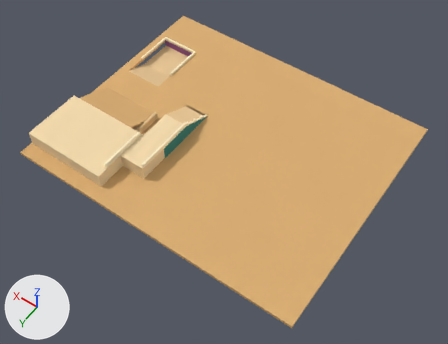
One commit to the glTF model assets/models/sandgate/ground.glb: the scene before it, then after it.
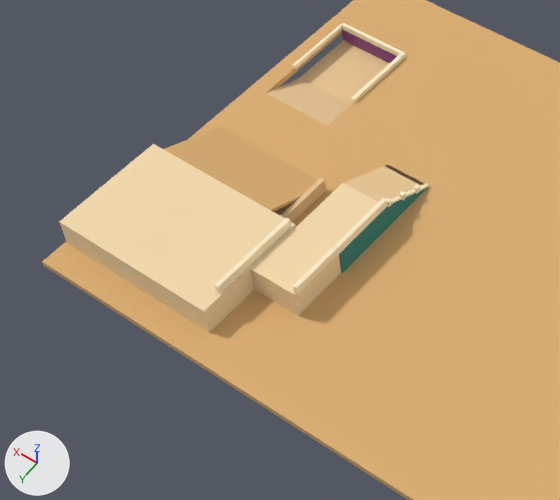
Each version is shown whole from a 50 mm lens placed at (-35.9, 51.0, 72.0), pointed at (-2.1, 3.7, -2.4), then close up on the part from 0% to 60% of the width and 8% to 78% of the height. The lights are fixed; the arrows at lower left show +X, +Y and +Z. The last two pictures show the newer version. Vertices at exactly the same position are counted once.

Names of what the first close-up shows: 'ground'.
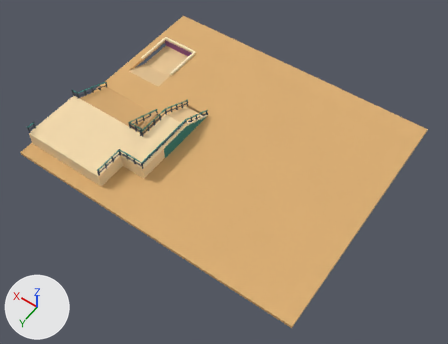
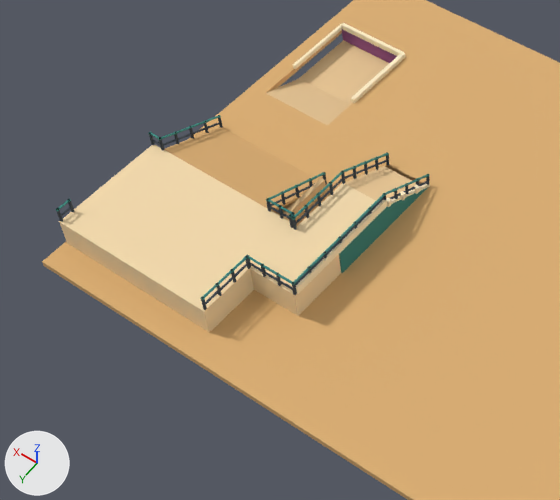
Location of each change, [x1, y1, x2, y2] in pixels of the close-ups (560 x 500 px; the box of a moved part takes in the faces that stretch with it):
part 1 of me_ground, added: after [203, 257, 247, 298]
part 2 of me_ground, moved or reshaped (not visible afterwards): before [215, 218, 291, 294]
part 3 of me_ground, added: after [268, 199, 292, 214]
part 4 of me_ground, added: after [248, 256, 292, 283]
part 5 of me_ground, added: after [201, 153, 430, 310]
part 6 of me_ground, added: after [149, 115, 223, 151]
part 7 of me_ground, added: after [57, 199, 74, 222]

Edits to the bpy script that builds the scene:
```text
Add mat_iron:
    mat_iron = principled_material('iron')
    mat_iron.base_color = (0.0395, 0.0529, 0.0685)  # greyish blue #38414a
    mat_iron.roughness = 1.0
Change me_ground:
    used by ob_ground; location = (0.0, 0.0, 0.0)
    remove me_ground.from_pydata(...)  # 280 vertices, 440 faces; spans x -24.0..24.0, y -20.0..20.0, z -1.9..3.2
    add me_ground.from_pydata(...)  # 1208 vertices, 1854 faces; spans x -24.0..24.0, y -20.0..20.0, z -1.9..3.6
    me_ground part 1: a new loose piece, a box spanning x 9.71..9.85, y 13.0..17.48, z 3.52..3.62, in mat_teal (cyan #39877f)
    me_ground part 2: the loose piece of 8 vertices spanning x 9.8..10.2, y 8.4..15.9, z 2.4..3.2 is turned -90 degrees about the z axis through its middle and scaled by 0.0282, then moved by (-0.2, -4.1, 0.8), in mat_teal (cyan #39877f)
    me_ground part 3: a new loose piece, a box spanning x 9.78..12.13, y 7.99..8.13, z 3.52..3.62, in mat_teal (cyan #39877f)
    me_ground part 4: a new loose piece, a box spanning x 5.61..9.78, y 12.86..13.0, z 3.52..3.62, in mat_teal (cyan #39877f)
    me_ground part 5: 592 vertices added at x 5.5..12.2, y -2.5..17.6, z 0.0..3.6
    me_ground part 6: 80 vertices added at x 22.7..23.9, y 2.0..8.1, z 0.0..3.6
    me_ground part 7: 24 vertices added at x 23.6..23.8, y 16.3..17.6, z 2.4..3.6
    other edits to the shape of me_ground do not show in these pictures
    add me_ground.materials.append(mat_iron)  # greyish blue #38414a
```
